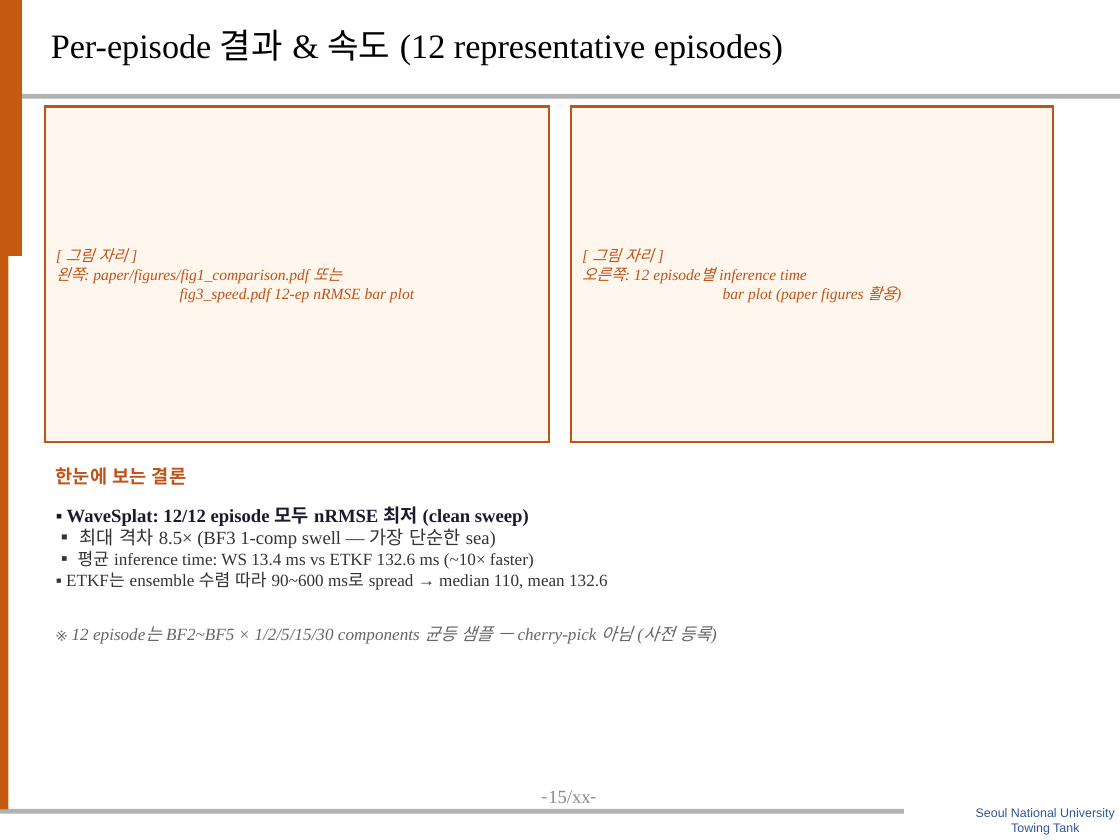
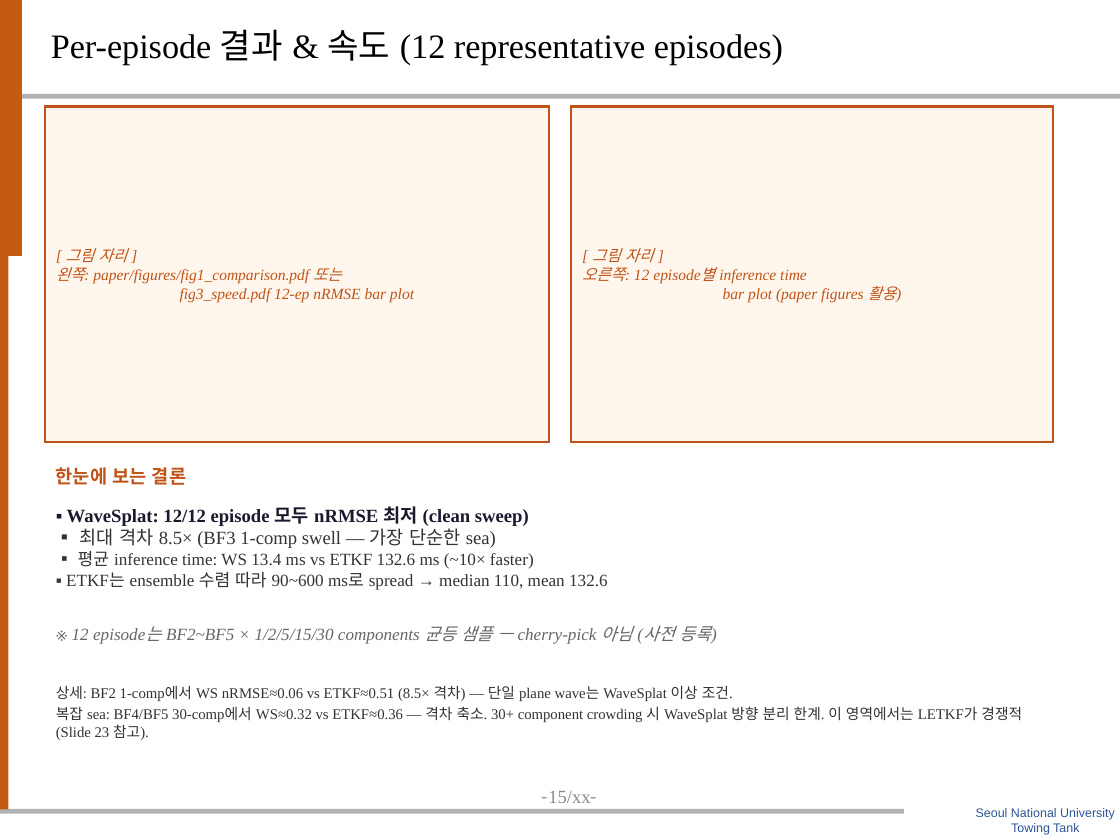
Before and after one commit to SAEYONGPARK94/wavesplat, a slide deck: slide 16 of wavesplat/docs/labmeeting_wavesplat.pptx. Drawn at 1120x840 pixels with LibreOffice and Linux fonts; fonts in the diff are those of the drawing; background and template pictures are left out. Boxes give left, top, right and bottom in pixels: in the first picture for what was removed or moved away, otherwise in the second. Text is boxed around its words. In the diff, an @@ line names an element or a change of style, - is before the commit and + after.

```diff
--- a/wavesplat/docs/labmeeting_wavesplat.pptx
+++ b/wavesplat/docs/labmeeting_wavesplat.pptx
@@ text at <box>56,685,1022,740</box>: paragraphs added @@
+상세: BF2 1-comp에서 WS nRMSE≈0.06 vs ETKF≈0.51 (8.5× 격차) — 단일 plane wave는 WaveSplat 이상 조건.
+복잡 sea: BF4/BF5 30-comp에서 WS≈0.32 vs ETKF≈0.36 — 격차 축소. 30+ component crowding 시 WaveSplat 방향 분리 한계. 이 영역에서는 LETKF가 경쟁적 (Slide 23 참고).
```
Also in this commit, not shown: 7 other slides changed, 1 slide added, 1 slide removed.
